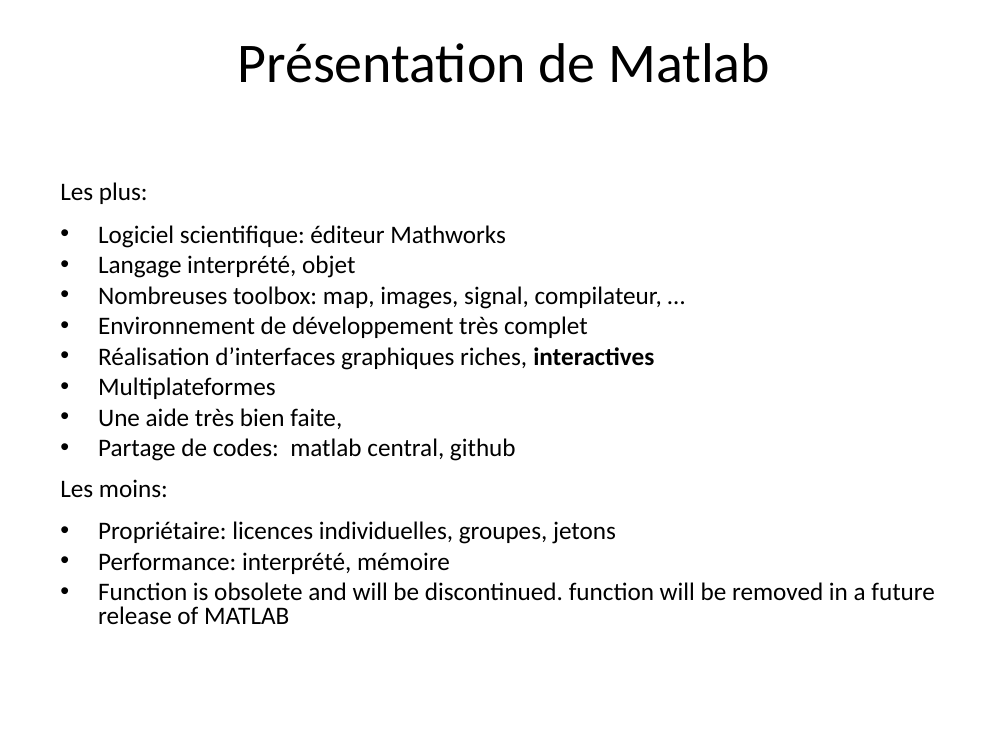
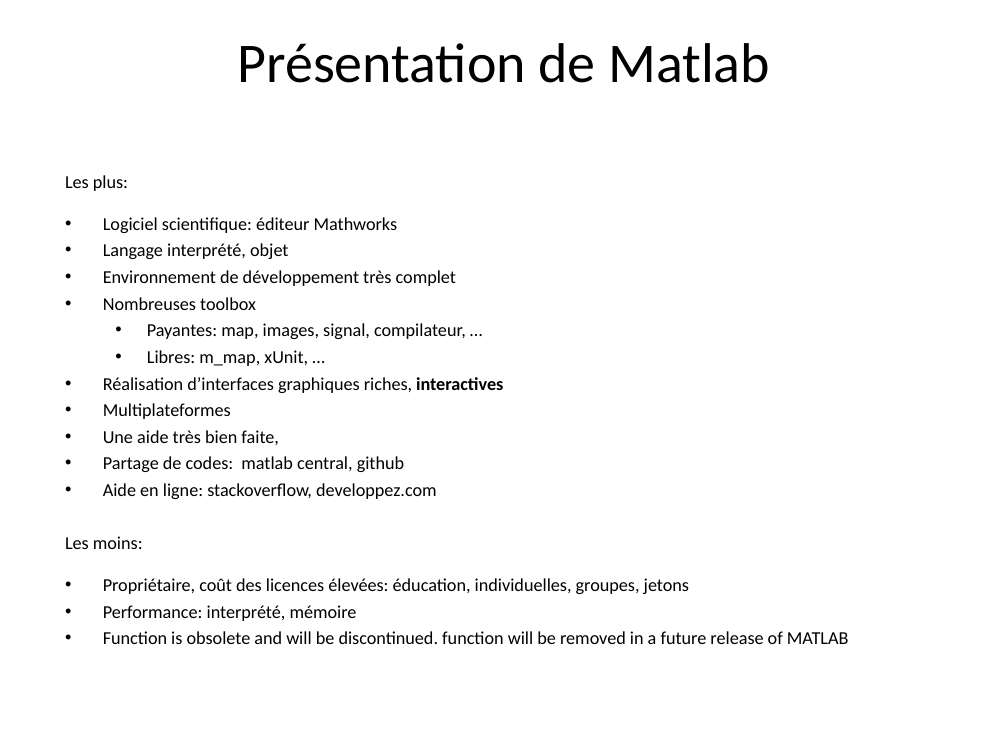
Before and after one commit to jgrelet/course-object-programing-with-Matlab, a slide deck: slide 7 of Introduction à la programmation objet avec Matlab.ppt. Drawn at 1008x756 pixels with LibreOffice and Linux fonts; fonts in the diff are those of the drawing. Boxes give left, top, right and bottom in pixels: in the first picture for what was removed or moved away, otherwise in the second. Text is boxed around its words. In the diff, an @@ line names an element or a change of style, - is before the commit and + after.

```diff
--- a/Introduction à la programmation objet avec Matlab.ppt
+++ b/Introduction à la programmation objet avec Matlab.ppt
@@ text "Les plus:": place and size @@
-text "Les plus:" at [60,182,935,624]
+text "Les plus:" at [65,175,848,644]
@@ text at [65,175,848,644]: size 18 to 12.9 pt in "Les plus:", "Logiciel scientifique: éditeur Mathworks", "Langage interprété, objet", "Environnement de développement très complet" and 7 more places; line spacing 0.8 to 1; less space between paragraphs @@
@@ text at [98,286,662,309]: paragraph removed @@
-• Nombreuses toolbox: map, images, signal, compilateur, …
@@ text at [103,297,466,366]: paragraphs added @@
+• Nombreuses toolbox
+  • Payantes: map, images, signal, compilateur, …
+  • Libres: m_map, xUnit, …
@@ text at [103,483,437,499]: paragraph added @@
+• Aide en ligne: stackoverflow, developpez.com
@@ text at [103,578,689,594]: text changed; size 18 to 12.9 pt @@
-• Propriétaire: licences individuelles, groupes, jetons
+• Propriétaire, coût des licences élevées: éducation, individuelles, groupes, jetons
```
Also in this commit, not shown: 21 other slides changed, 1 slide added, 8 other files.
